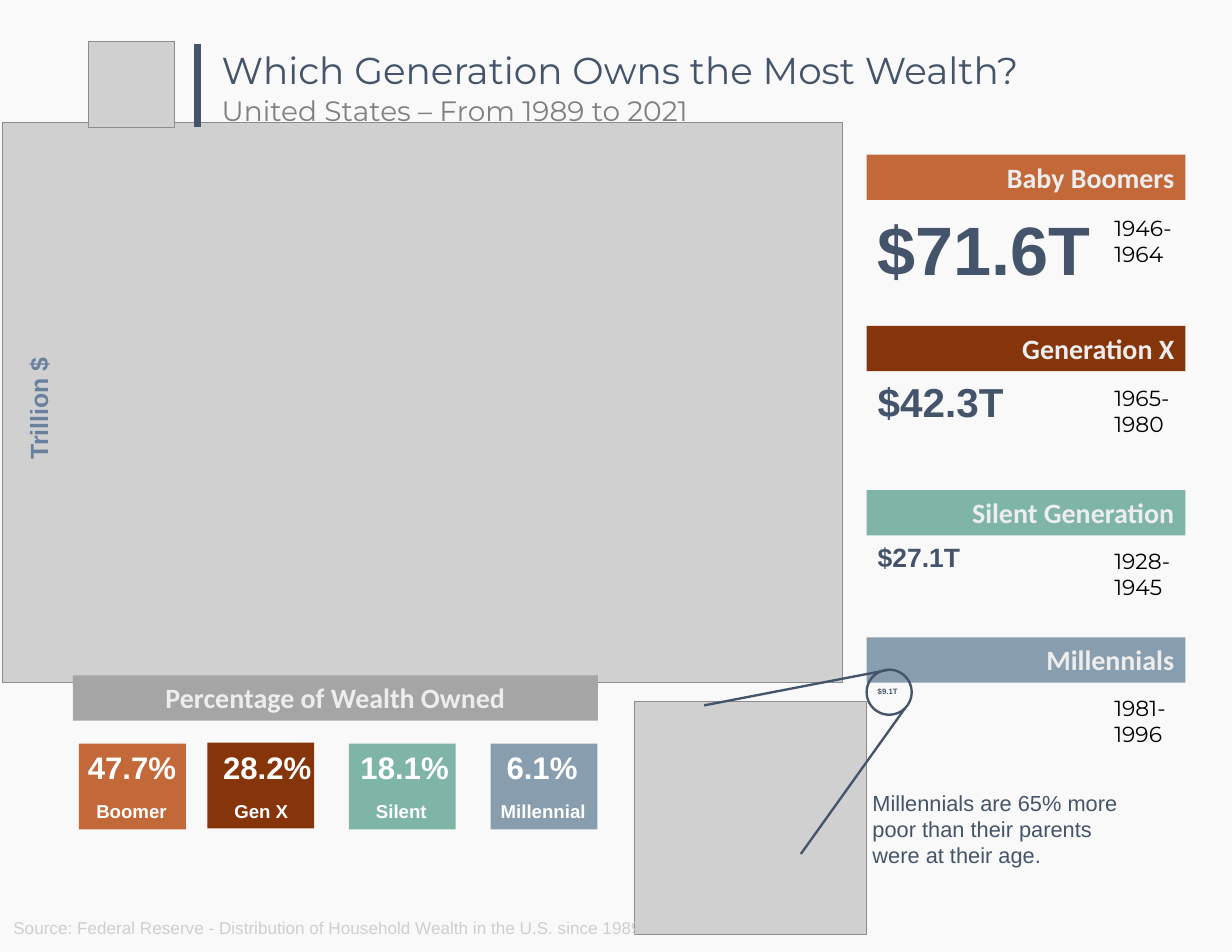
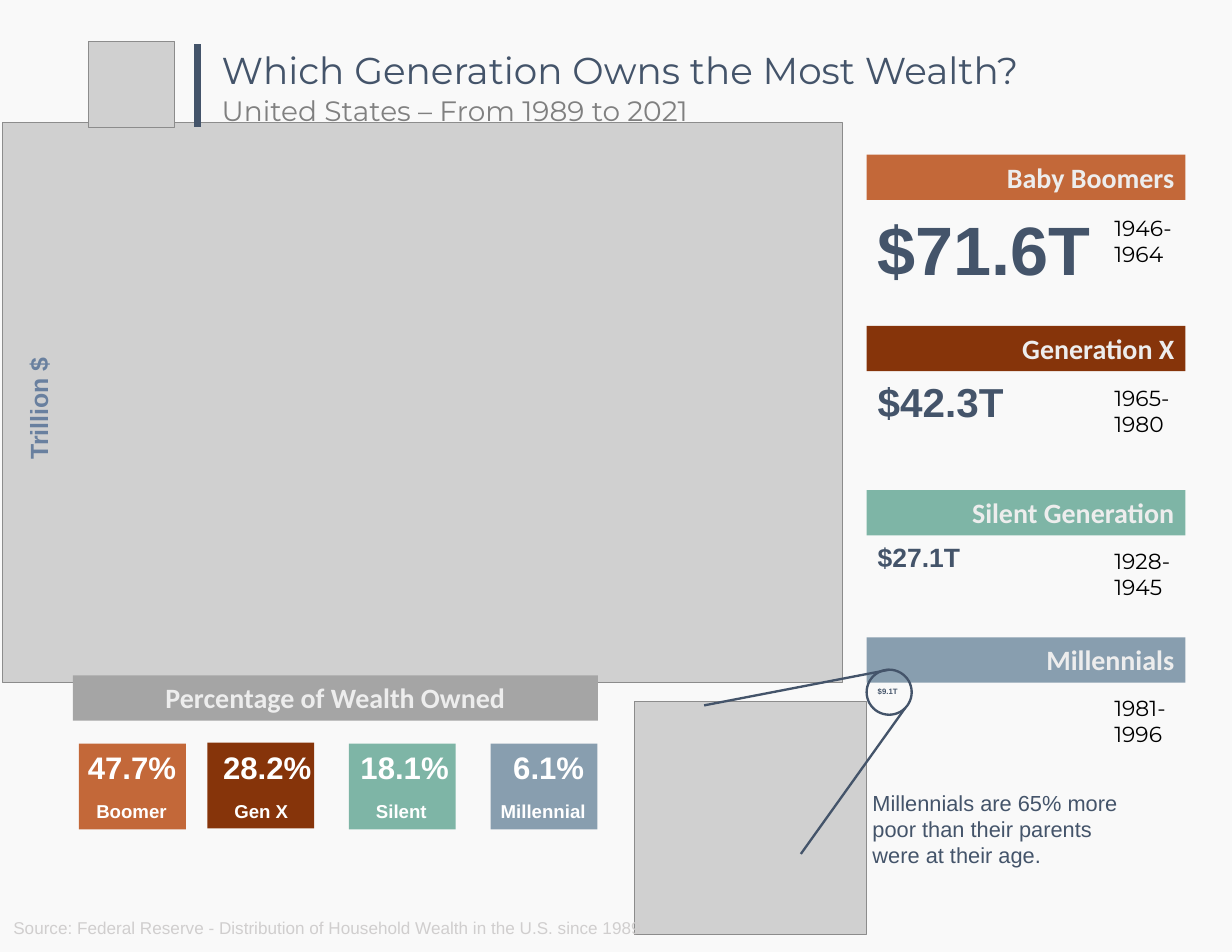
Before and after one commit to echaffey/BIO-230G-Visualizations, a slide deck: slide 1 of 3/visualization_3.pptm. Drawn at 1232x952 pixels with LibreOffice and Linux fonts; fonts in the diff are those of the drawing; grey boxes stand for pictures. Boxes give left, top, right and bottom in pixels: in the first picture for what was removed or moved away, otherwise in the second. Text is boxed around its words. In the diff, an @@ line names an element or a change of style, - is before the commit and + after.

```diff
--- a/3/visualization_3.pptm
+++ b/3/visualization_3.pptm
@@ text "6.1%": place and size @@
-text "6.1%" at bbox=[507, 757, 578, 779]
+text "6.1%" at bbox=[513, 757, 584, 779]
```
Also in this commit, not shown: 10 other files.
